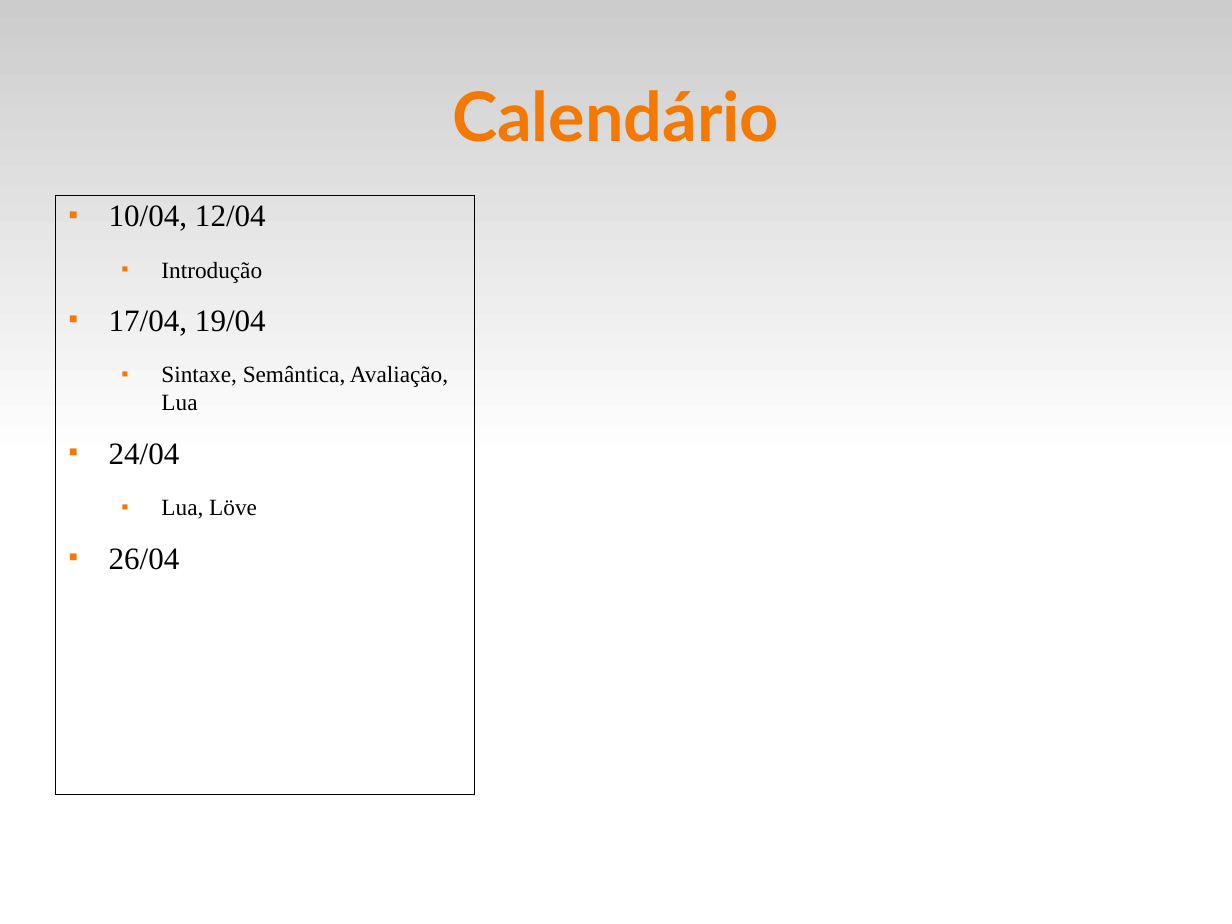
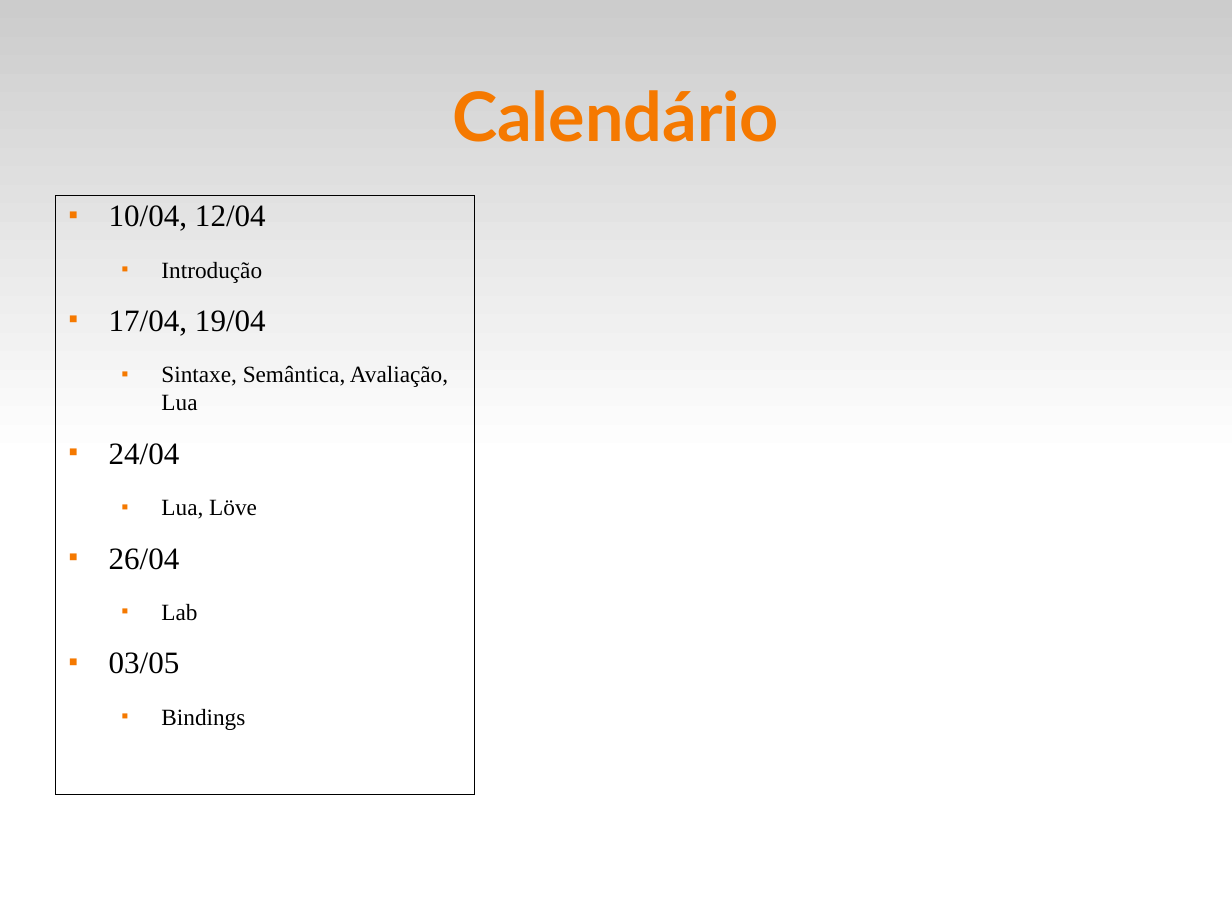
Before and after one commit to fsantanna-uerj/EDL, a slide deck: slide 12 of slides/edl-00.odp (slide 10 before the commit). Drawn at 1232x924 pixels with LibreOffice and Linux fonts; fonts in the diff are those of the drawing. Boxes give left, top, right and bottom in pixels: in the first picture for what was removed or moved away, otherwise in the second. Text is boxed around its words. In the diff, an @@ line names an element or a change of style, - is before the commit and + after.

```diff
--- a/slides/edl-00.odp
+++ b/slides/edl-00.odp
@@ text at box(109, 604, 245, 730): paragraphs added @@
+  ■ Lab
+■ 03/05
+  ■ Bindings
```
Also in this commit, not shown: 2 other slides changed, 1 slide added, 5 other files.
